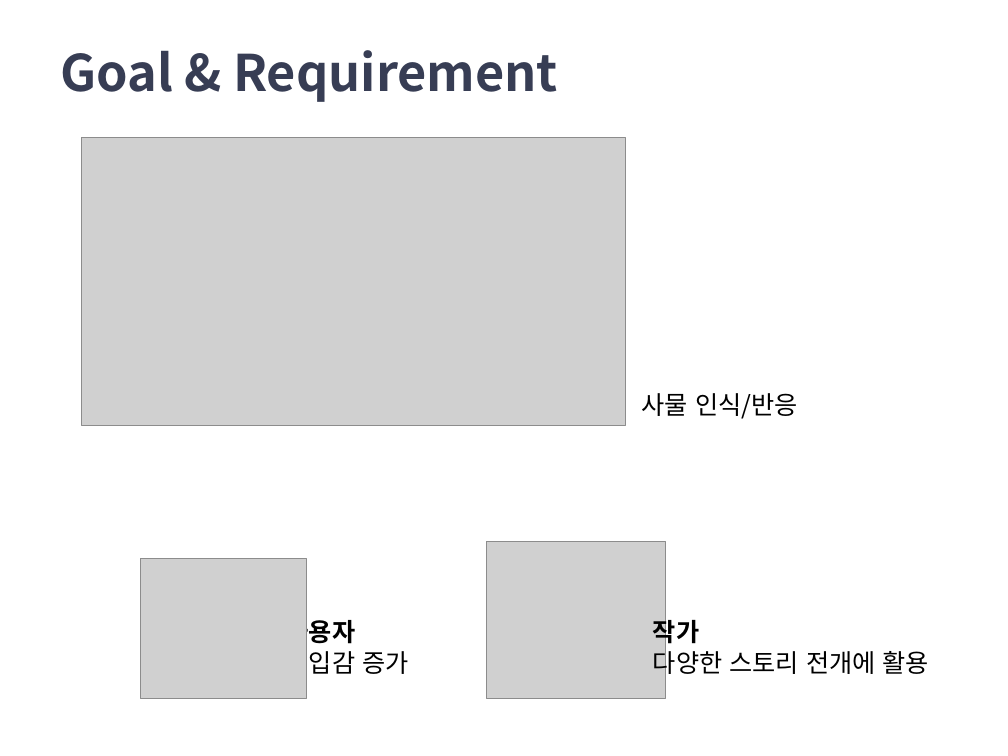
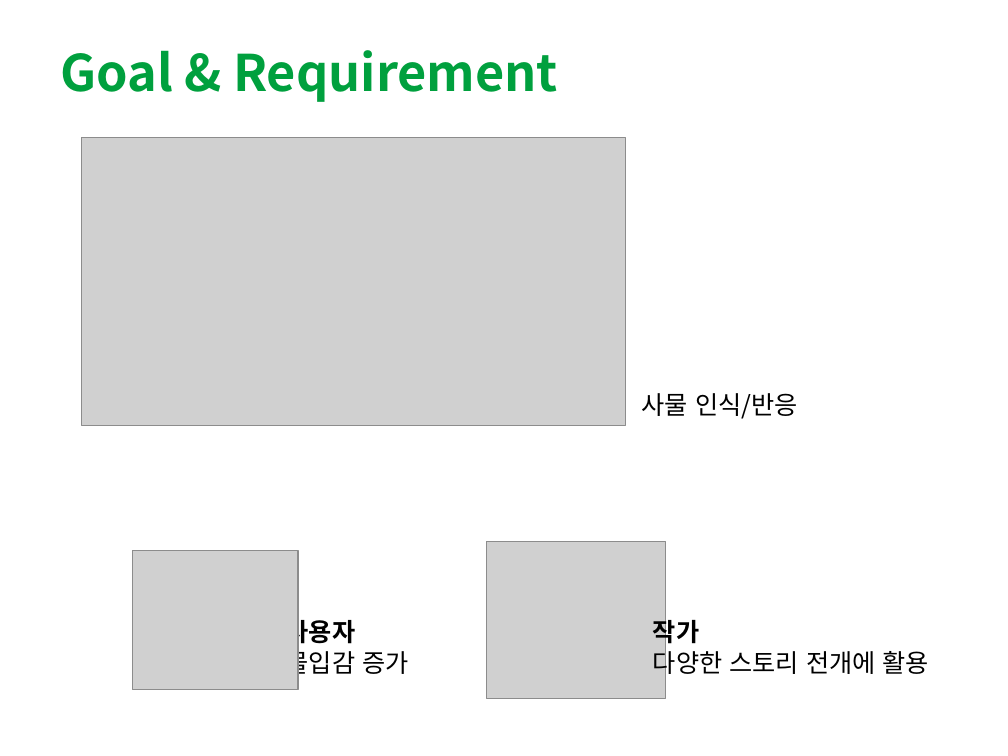
Before and after one commit to Jamjomjara/snu-artoon, a slide deck: slide 7 of artoon-spec.pptx. Drawn at 1008x756 pixels with LibreOffice and Linux fonts; fonts in the diff are those of the drawing; grey boxes stand for pictures. Boxes give left, top, right and bottom in pixels: in the first picture for what was removed or moved away, otherwise in the second. Text is boxed around its words. In the diff, an @@ line names an element or a change of style, - is before the commit and + after.

```diff
--- a/artoon-spec.pptx
+++ b/artoon-spec.pptx
@@ title "Goal & Requirement" at (60,50,558,102): text colour #373D54 to #00A03E @@
@@ picture: place and size @@
-picture at (141,558,307,698)
+picture at (132,550,298,689)
```
Also in this commit, not shown: 16 other slides changed, 1 slide added, 1 slide removed.
